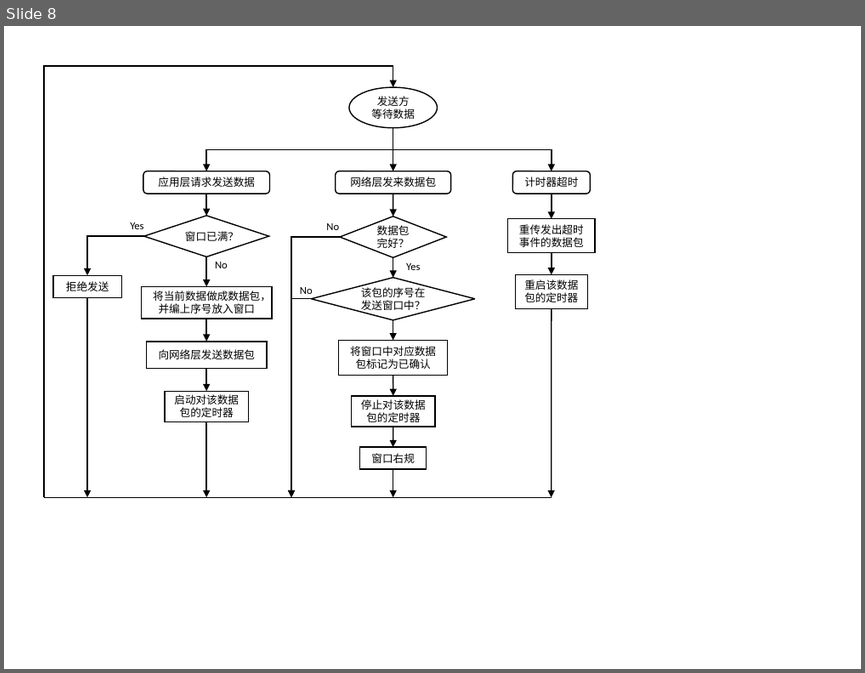
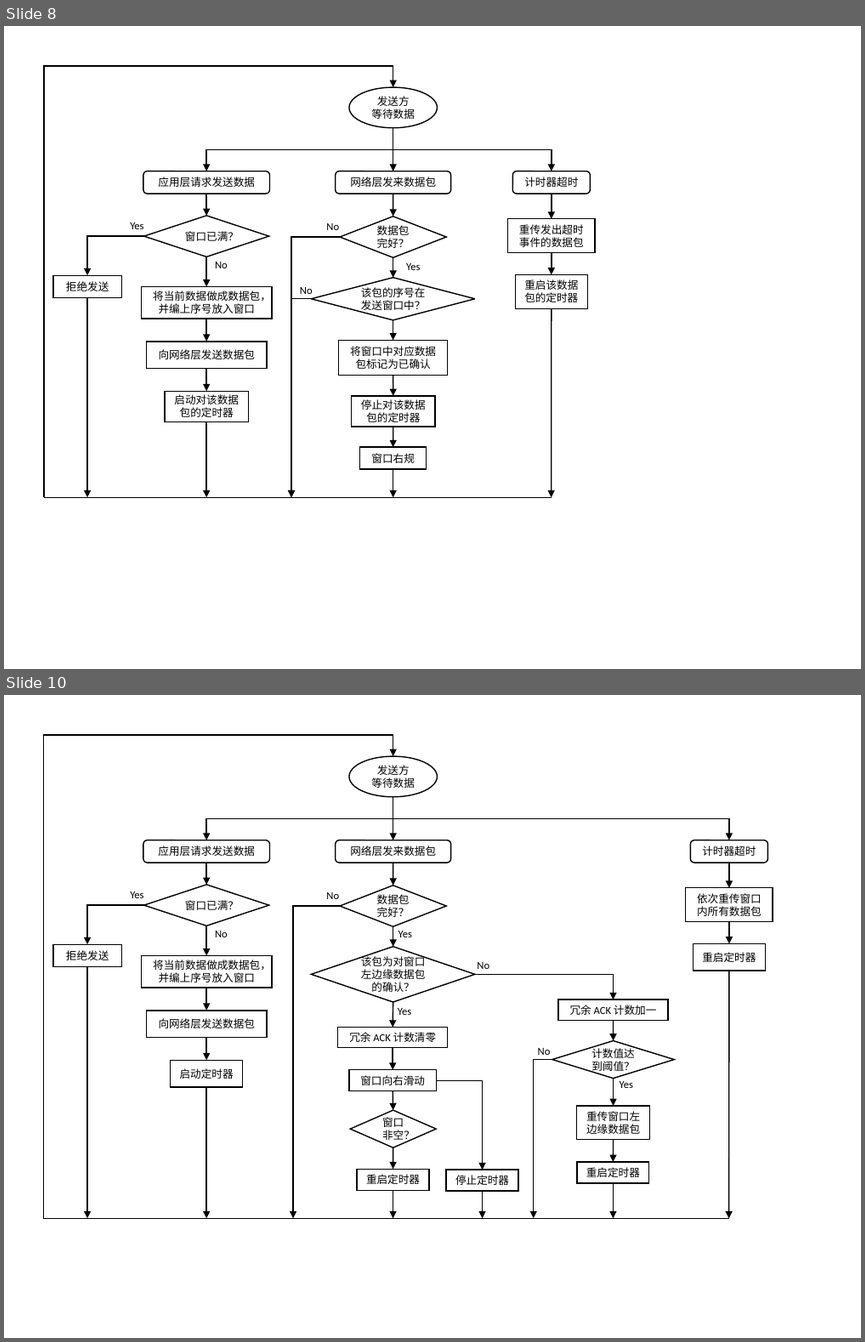
Before and after one commit to smdsbz/computer-networks-experiment, a slide deck: flowcharts.pptx. Shown one above the other, each under a label of ours: slide 8 before the commit, slides 8 and 10 after it; the slides between them are not shown. The pictures are 865x673 and 865x1342 pixels, drawn with LibreOffice and Linux fonts; fonts in the diff are those of the drawing. Boxes give left, top, right and bottom in pixels: in the first picture for what was removed or moved away, otherwise in the second. Text is boxed around its words. In the diff, an @@ line names an element or a change of style, - is before the commit and + after.

```diff
--- a/flowcharts.pptx
+++ b/flowcharts.pptx
@@ slide 10 added at (4,695,861,1338), background #FFFFFF @@
@@ group added at (43,735,772,1218): 22 arrows, 13 rectangles, 8 elbow arrows, 8 texts, 5 diamonds, 3 rounded rectangles, 1 ellipse, 1 line @@
+应用层请求发送数据
+窗口已满？
+拒绝发送
+Yes
+No
+将当前数据做成数据包，
+并编上序号放入窗口
+向网络层发送数据包
+启动定时器
+发送方
+等待数据
+网络层发来数据包
+数据包
+完好？
+No
+该包为对窗口
+左边缘数据包
+的确认？
+No
+Yes
+窗口向右滑动
+窗口
+非空？
+重启定时器
+计时器超时
+依次重传窗口
+内所有数据包
+停止定时器
+重启定时器
+冗余 ACK 计数加一
+冗余 ACK 计数清零
+计数值达
+到阈值？
+No
+Yes
+Yes
+重传窗口左
+边缘数据包
+重启定时器
```
Also in this commit, not shown: 1 slide changed, 8 other files.
